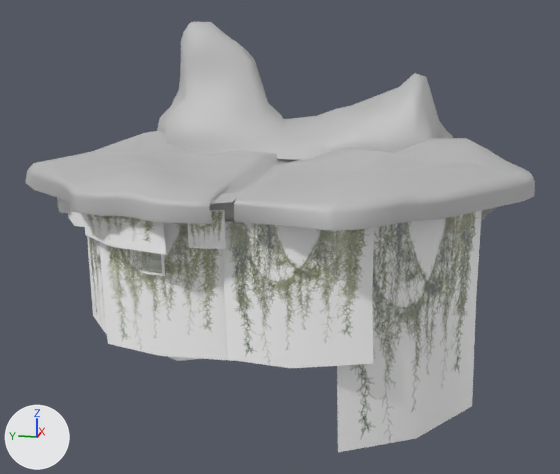
The FBX model Assets/Env Floating Islands/BackgroundIsland_Mesh.fbx as it was, and as the next commit left it.
The view is the same before and after, from a 50 mm lens placed at (2.2, 7.4, 7.1), pointed at (35.7, 14.1, -1.2). Every picture has the same lights, and +X, +Y and +Z are marked at lower left. The picture after the commit comes second. Where no turn or scale is listed for an object, it has been applied to the vertices.

In view in the first picture: 'BackgroundIsland_Mesh'.
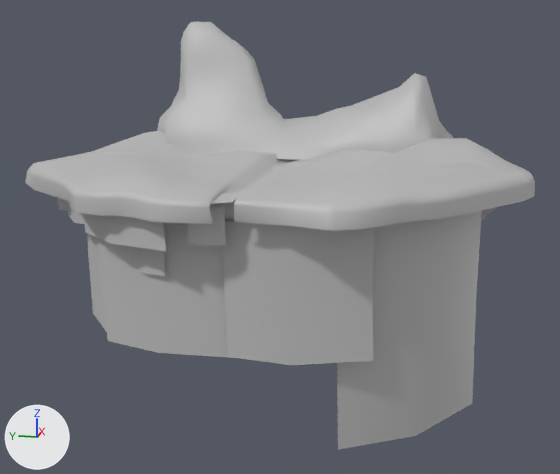
Where the newer file only moved an object's origin or applied its transform, the numbers keep the older frame.

The change, as a diff of the scene's bpy script:
```diff
--- a/Assets/Env Floating Islands/BackgroundIsland_Mesh.fbx.py
+++ b/Assets/Env Floating Islands/BackgroundIsland_Mesh.fbx.py
@@ mat_hangingvinesdark_mat @@
+mat_hangingvinesdark_mat = principled_material('HangingVinesDark_MAT')
+mat_hangingvinesdark_mat.base_color = (0.5, 0.5, 0.5)  # grey #bcbcbc
@@ mat_longvinesdark_mat @@
+mat_longvinesdark_mat = principled_material('LongVinesDark_MAT')
+mat_longvinesdark_mat.base_color = (0.5, 0.5, 0.5)  # grey #bcbcbc
@@ me_mesh @@
 # used by ob_backgroundisland_mesh; location = (36.04, 14.21, 0.26)
-me_mesh.from_pydata(...)  # 1035 vertices, 891 faces; spans x -9.1..9.1, y -10.9..10.9, z -8.1..8.1
-me_mesh.materials.append(mat_hangingvines_mat)
+me_mesh.from_pydata(...)  # 1026 vertices, 887 faces; spans x -9.1..9.1, y -10.9..10.9, z -8.0..8.1
+# me_mesh part 1: the loose piece of 9 vertices spanning x -7.3..-2.7, y -8.9..-3.6, z -8.1..1.6 is moved by (0.0, 0.0, 0.1), in mat_hangingvinesdark_mat (grey #bcbcbc)
+# me_mesh part 2: the loose piece of 9 vertices spanning x -8.1..-7.3, y -5.0..0.5, z -4.5..1.2 is moved by (0.0, 0.0, 0.1), in mat_hangingvinesdark_mat (grey #bcbcbc)
+# me_mesh part 3: the loose piece of 9 vertices spanning x -7.5..-6.7, y 0.2..5.7, z -4.6..1.0 is moved by (0.0, 0.0, 0.1), in mat_hangingvinesdark_mat (grey #bcbcbc)
+# me_mesh part 4: the loose piece of 9 vertices spanning x -7.3..-3.5, y 3.7..7.7, z -4.6..0.9 is moved by (0.0, 0.0, 0.1), in mat_hangingvinesdark_mat (grey #bcbcbc)
+# me_mesh part 5: the loose piece of 6 vertices spanning x -6.7..-4.2, y 6.0..8.2, z -0.1..1.7 is moved by (0.0, 0.0, 0.1), in mat_hangingvinesdark_mat (grey #bcbcbc)
+# me_mesh part 6: the loose piece of 9 vertices spanning x -8.5..-6.3, y 2.3..6.5, z -0.3..1.6 is moved by (0.0, 0.0, 0.1), in mat_hangingvinesdark_mat (grey #bcbcbc)
+# me_mesh part 7: the loose piece of 6 vertices spanning x -4.4..-1.8, y 7.9..9.9, z -0.1..1.7 is moved by (0.0, 0.0, 0.1), in mat_hangingvinesdark_mat (grey #bcbcbc)
+# me_mesh part 8: the loose piece of 9 vertices spanning x -8.3..-8.1, y 0.2..1.6, z 0.0..1.3 is moved by (0.0, 0.0, 0.1), in mat_hangingvinesdark_mat (grey #bcbcbc)
+# me_mesh part 9: the loose piece of 9 vertices spanning x -2.0..-1.3, y 1.8..7.3, z -7.2..-0.5 is deleted
+# me_mesh part 10: 24 faces spanning x -7.6..-2.7, y -3.6..6.5, z -4.6..1.4 switch from mat_longvines_mat to mat_longvinesdark_mat (grey #bcbcbc)
 me_mesh.materials.append(mat_island2_mat)
+me_mesh.materials.append(mat_hangingvinesdark_mat)  # grey #bcbcbc
```

What differs and where, as boxes [x1, y1, x2, y2] in the pictures (560 x 474 px; the box of a moved part takes in the faces that stretch with it):
'BackgroundIsland_Mesh', reshaped
    before: [25, 22, 535, 452]
    after: [25, 22, 535, 450]
part 1 of me_mesh, moved or reshaped
    before: [337, 210, 482, 452]
    after: [337, 210, 482, 450]
part 2 of me_mesh, moved or reshaped
    before: [223, 221, 374, 368]
    after: [223, 221, 374, 365]
part 3 of me_mesh, moved or reshaped
    before: [98, 216, 233, 361]
    after: [99, 222, 233, 358]
part 4 of me_mesh, moved or reshaped
    before: [87, 236, 142, 337]
    after: [87, 233, 107, 332]
part 5 of me_mesh, moved or reshaped
    before: [67, 201, 91, 227]
    after: [67, 201, 84, 224]
part 6 of me_mesh, moved or reshaped
    before: [83, 213, 166, 255]
    after: [83, 213, 166, 251]
part 7 of me_mesh, moved or reshaped
    before: [57, 198, 70, 213]
    after: [57, 197, 68, 211]
part 8 of me_mesh, moved or reshaped
    before: [187, 210, 226, 249]
    after: [187, 207, 226, 246]
part 9 of me_mesh, deleted (mostly hidden)
    before: [117, 242, 233, 361]
part 10 of me_mesh, recoloured
    before: [111, 219, 337, 320]
    after: [138, 248, 165, 276]
